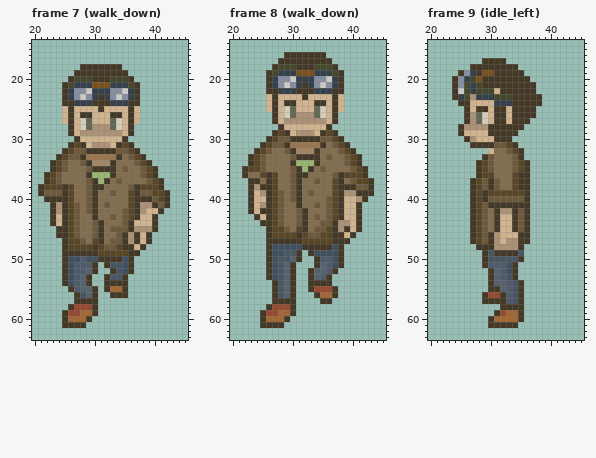
Two versions of one pixel-art file, Assets/Sprites/Ase/character.aseprite. The picture above was drawn from the file before the commit.
64x64 pixels, 67 frames. Shown: frame 7 (walk_down): x 20..45, y 14..63; frame 8 (walk_down): x 20..45, y 14..63; frame 9 (idle_left): x 20..45, y 14..63. The commit also changed other frames, which this record leaves out.
After:
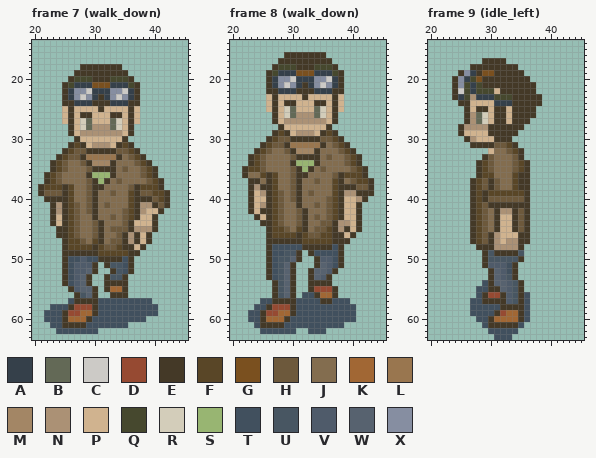
Palette (. is transparent): A #35404a  B #636956  C #cccac6  D #964a32  E #443927  F #594627  G #7a501f  H #6d593c  J #836d4f  K #a16734  L #99764f  M #a38665  N #ab9175  P #d0b38f  Q #46482e  R #d3cdba  S #98b572  T #41505e  U #485662  V #4f5b6a  W #57626f  X #868ea1
Difference:
layer "TopShadow" added
--- frame 7 (walk_down), layer "TopShadow"
@@ x 20..45 @@
 56 .......EUWE..EEE..........
-57 .......EEEE...............
-58 ......EDDDE...............
-59 .....EDDKKE...............
-60 .....EKKKE................
-61 .....EEEE.................
-62 ..........................
+57 ......TEEEETTTTTTTTT......
+58 ...TTTEDDDETTTTTTTTTT.....
+59 ..TTTEDDKKETTTTTTTTTT.....
+60 ..TTTEKKKETTTTTTTTT.......
+61 ...TTEEEETTTTTTT..........
+62 ....TTTTTTT...............
 63 ..........................
--- frame 8 (walk_down), layer "TopShadow"
@@ x 20..45 @@
 55 .......EUWE..EDDDE........
-56 .......EUWE...EKKE........
-57 .......EEEE....EE.........
-58 ......EDDDE...............
-59 .....EDDKKE...............
-60 .....EKKKE................
-61 .....EEEE.................
-62 ..........................
+56 .......EUWE.TTEKKE........
+57 .....TTEEEETTTTEETTT......
+58 ....TTEDDDETTTTTTTTTT.....
+59 ...TTEDDKKETTTTTTTTTT.....
+60 ...TTEKKKETTTTTTTTTTT.....
+61 ....TEEEETTTTTTTTTT.......
+62 .....TTTTTT..TTT..........
 63 ..........................
--- frame 9 (idle_left), layer "TopShadow"
@@ x 25..38 @@
 53 .....EWVUE....
-54 .....EWWVUE...
-55 .....EEWVUE...
-56 ....EDDEVUE...
-57 ....EEEEVUE...
-58 .......EEEE...
-59 ......EDKKE...
-60 .....EKKKKE...
-61 .....EEEEE....
-62 ..............
-63 ..............
+54 ....TEWWVUE...
+55 ...TTEEWVUE...
+56 ...TEDDEVUET..
+57 ..TTEEEEVUET..
+58 ..TTTTTEEEET..
+59 ..TTTTEDKKET..
+60 ...TTEKKKKET..
+61 ....TEEEEET...
+62 .....TTTTT....
+63 ......TTT.....
Boxes around the changes in both pictures, in picture pixels (x1, y1, x2, y2):
added: (44, 298, 158, 334)
added: (248, 292, 356, 334)
added: (470, 280, 530, 340)
